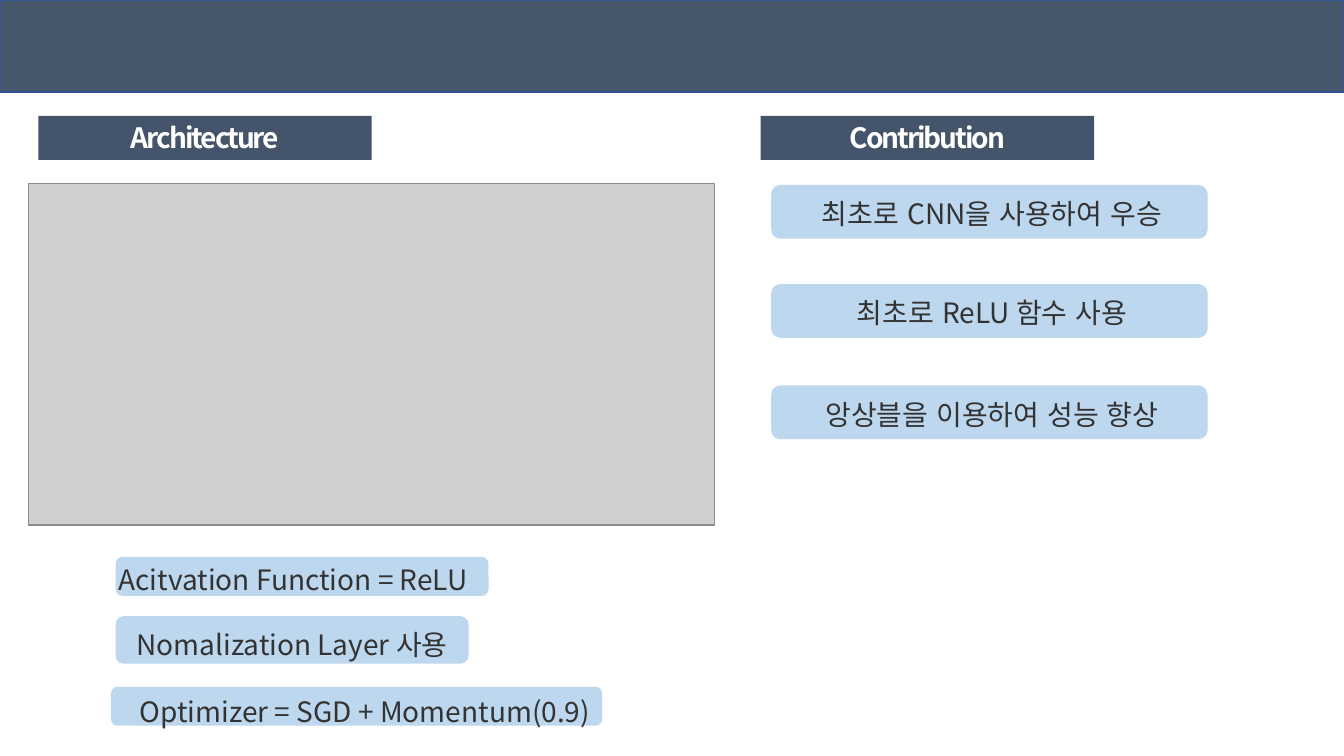
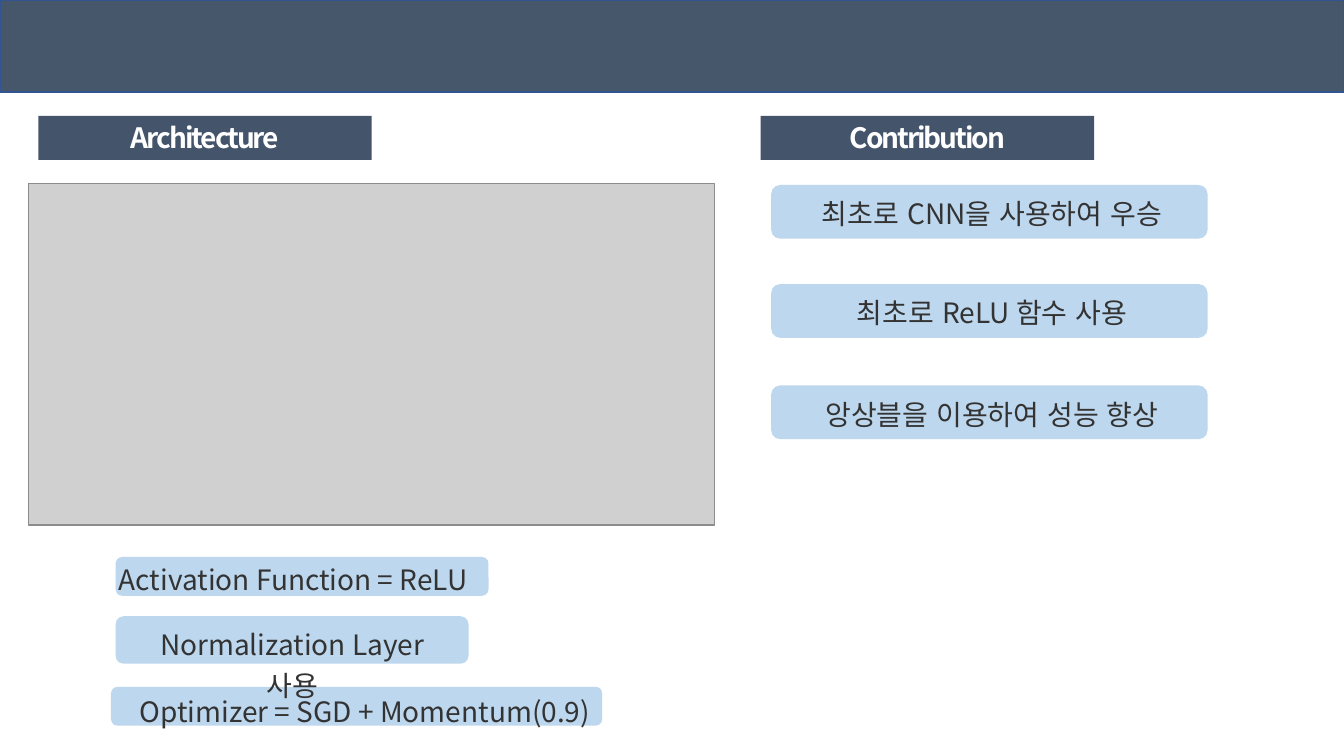
Before and after one commit to winston1214/BOAZ, a slide deck: slide 4 of Study_Summer_vacation/8week/standalone_DL_8week.pptx. Drawn at 1344x756 pixels with LibreOffice and Linux fonts; fonts in the diff are those of the drawing; grey boxes stand for pictures. Boxes give left, top, right and bottom in pixels: in the first picture for what was removed or moved away, otherwise in the second. Text is boxed around its words. In the diff, an @@ line names an element or a change of style, - is before the commit and + after.

```diff
--- a/Study_Summer_vacation/8week/standalone_DL_8week.pptx
+++ b/Study_Summer_vacation/8week/standalone_DL_8week.pptx
@@ text at (x1=119, y1=568, x2=468, y2=598): text changed @@
-Acitvation Function = ReLU
+Activation Function = ReLU
@@ text at (x1=160, y1=632, x2=424, y2=704): text changed @@
-Nomalization Layer 사용
+Normalization Layer 사용
```
Also in this commit, not shown: 2 other slides changed, 2 other files.
